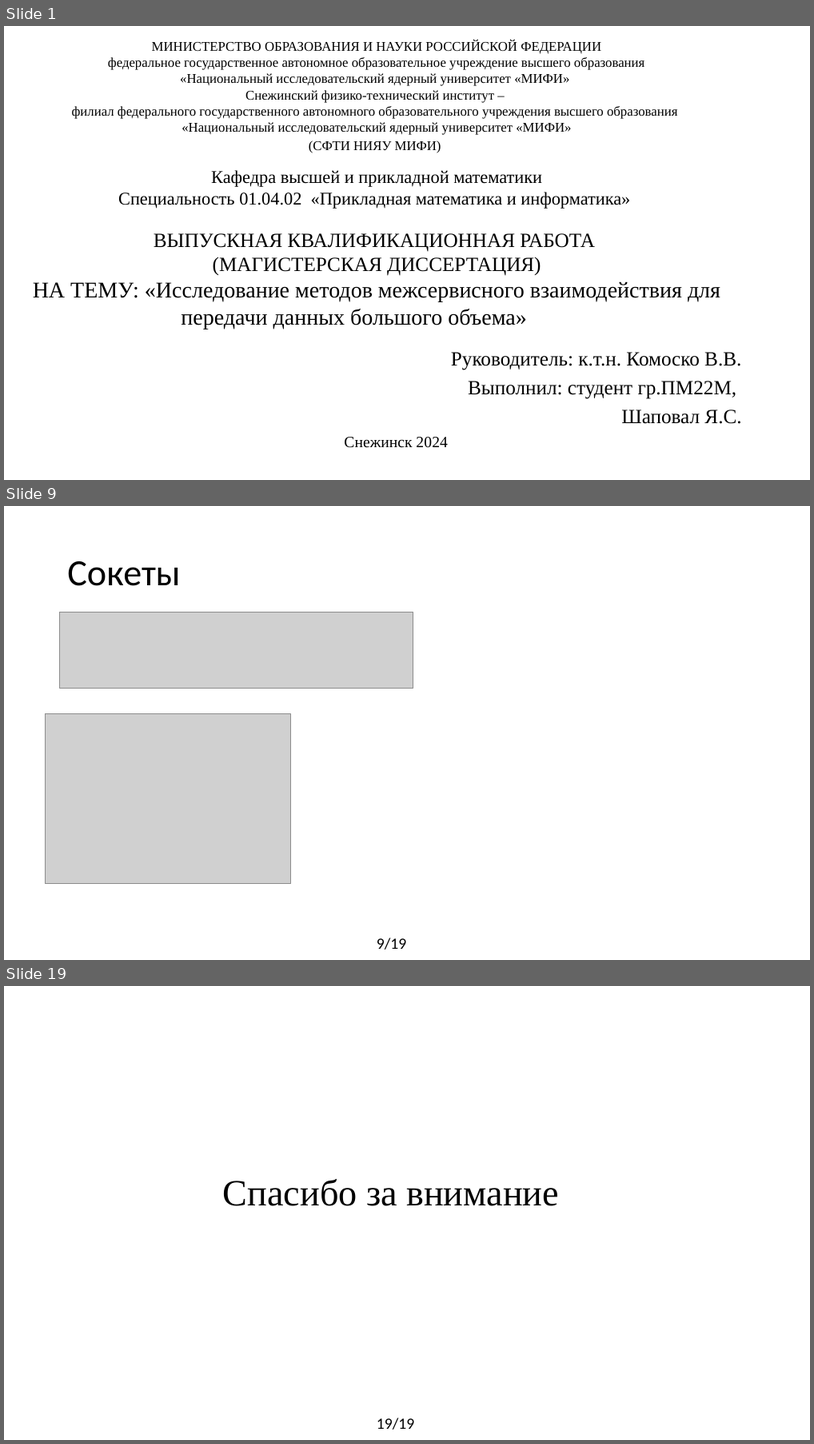
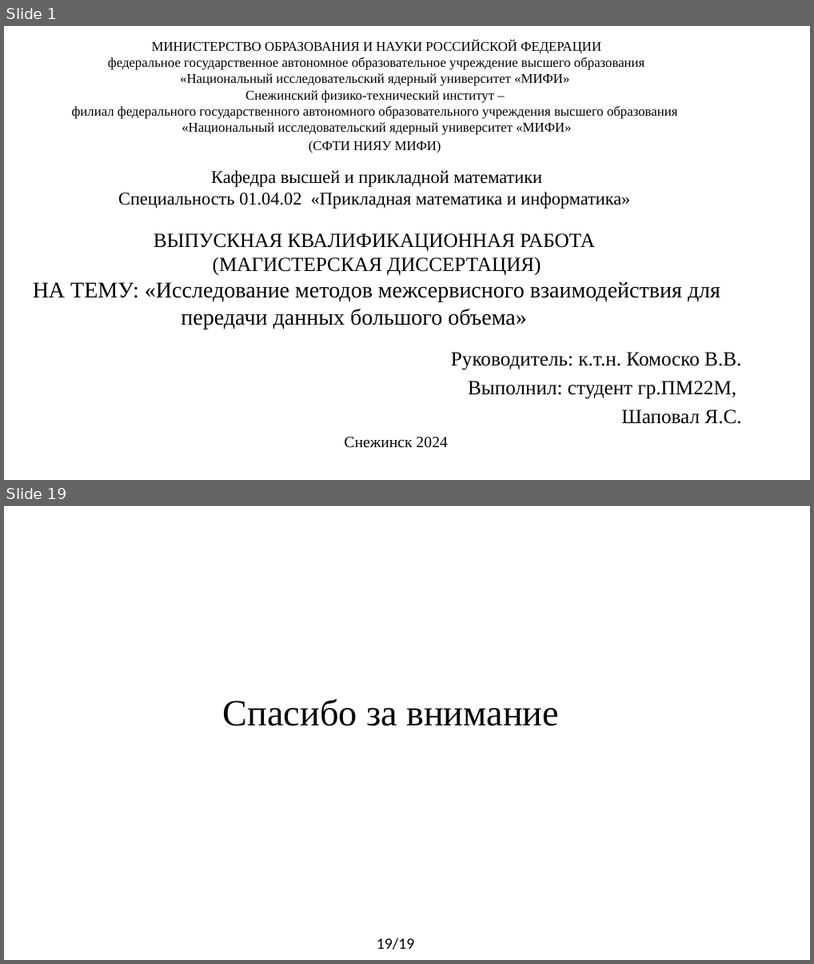
Before and after one commit to yaroslavshap/Http1_Http2_speed, a slide deck: documents/Презентация_Шаповал.pptx. Shown one above the other, each under a label of ours: slides 1, 9 and 19 before the commit, slides 1 and 19 after it; the slides between them are not shown. The pictures are 814x1444 and 814x964 pixels, drawn with LibreOffice and Linux fonts; fonts in the diff are those of the drawing; grey boxes stand for pictures. Boxes give left, top, right and bottom in pixels: in the first picture for what was removed or moved away, otherwise in the second. Text is boxed around its words. In the diff, an @@ line names an element or a change of style, - is before the commit and + after.

```diff
--- a/documents/Презентация_Шаповал.pptx
+++ b/documents/Презентация_Шаповал.pptx
@@ slide 9 removed at bbox=[4, 506, 810, 960], background #FFFFFF @@
@@ title removed at bbox=[67, 561, 180, 586] @@
-Сокеты
@@ picture removed at bbox=[60, 612, 414, 688] @@
@@ picture removed at bbox=[45, 714, 290, 884] @@
@@ text removed at bbox=[377, 937, 406, 949] @@
-9/19
```
Also in this commit, not shown: 11 slides changed, 6 slides added, 5 other slides removed, 1 other file.
